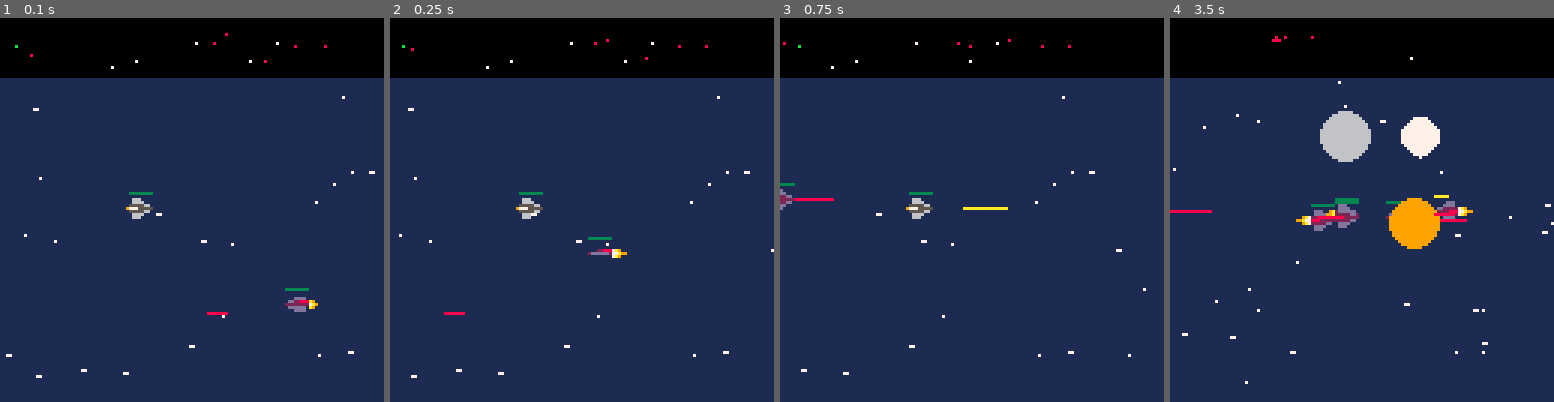
Above: before the commit, frames 1-4 (left to right).
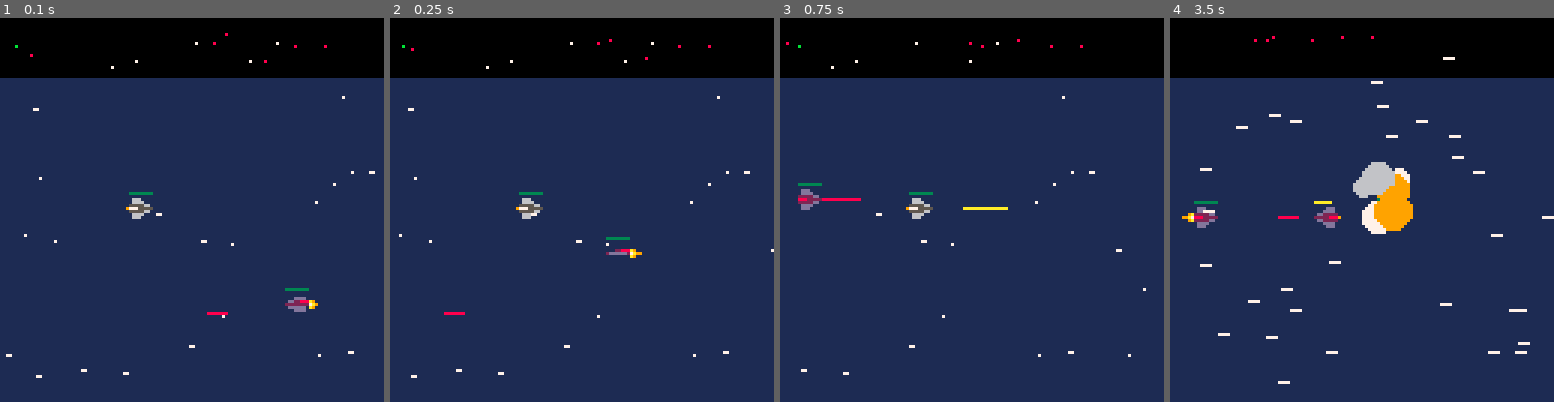
Above: after the commit, the same moments.

Repository: jondkoon/defender
Game: PICO-8 cartridge defender.p8
The game is run twice, just before and just after one commit, with the same random seed, the same clock (stepped at 60 frames per second) and the same inputs.
Inputs:
- Up to frame 1 (0.1 s): no input
- Up to frame 2 (0.25 s): no input
- Up to frame 3 (0.75 s): tap O (Z key) at 0.7 s
- Up to frame 4 (3.5 s): hold Right 1.6-2.1 s; tap O (Z key) every 0.4 s from 1.7 to 3.3 s; hold Up 2.15-2.42 s; hold Right 2.47-3.03 s; hold Left from 3.08 s (still down)

Frame 1 is identical in both runs. In frame 2, 0.3% of the frame differs, in the area x 51-84%, y 5-63%; in frame 3, 0.5%; in frame 4, 7.4%, in the area x 0-100%, y 4-96%.

Commit message:
make enemy ships slower

Diff:
--- a/defender.p8
+++ b/defender.p8
@@ -17,7 +17,6 @@
 baseline_dy = 0.5
 ship_max_dy = 5
 start_dx = 0.5
-ship_max_dx = 3
 ship_ddy = 0.15
 ship_ddx = 0.3
 ship_decel = 0.5
@@ -63,6 +62,7 @@
 		width = ship_width,
 		height = ship_height,
 		max_hp = options.hp,
+		max_dx = options.max_dx,
 		hp = options.hp,
 		shot_color = options.shot_color,
 		indicator_color = options.indicator_color,
@@ -74,10 +74,10 @@
 		dx = options.dx,
 		dy = 0,
 		go_right = function(self)
-				self.dx = min(self.dx + ship_ddx, ship_max_dx)
+				self.dx = min(self.dx + ship_ddx, self.max_dx)
 		end,
 		go_left = function(self)
-				self.dx = max(self.dx - ship_ddx, -ship_max_dx)
+				self.dx = max(self.dx - ship_ddx, -self.max_dx)
 		end,
 		go_up = function(self)
 				self.dy = self.dy or -baseline_dy
@@ -217,6 +217,7 @@
 	x = start_x,
 	y = start_y,
 	dx = start_dx,
+	max_dx = 3,
 	hp = 10,
 	shot_color = 10,
 	indicator_color = 11,
@@ -247,6 +248,7 @@
 		x = rnd(scene_width),
 		y = rnd(max_y),
 		dx = start_dx,
+		max_dx = 2,
 		hp = 3,
 		shot_color = 8,
 		indicator_color = 8,
